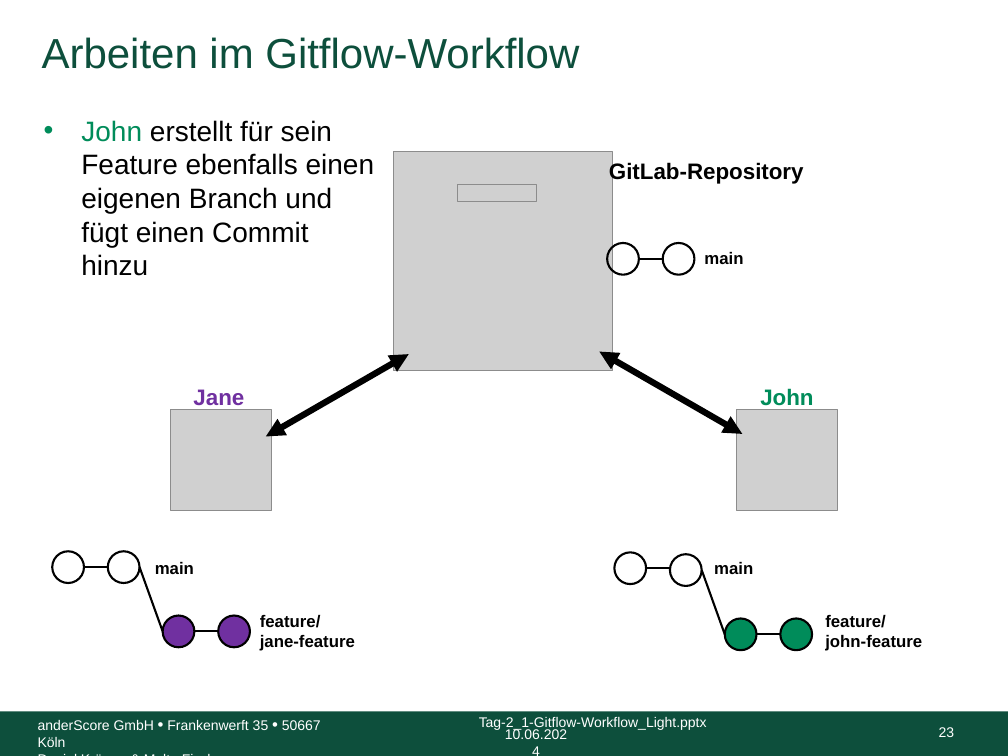
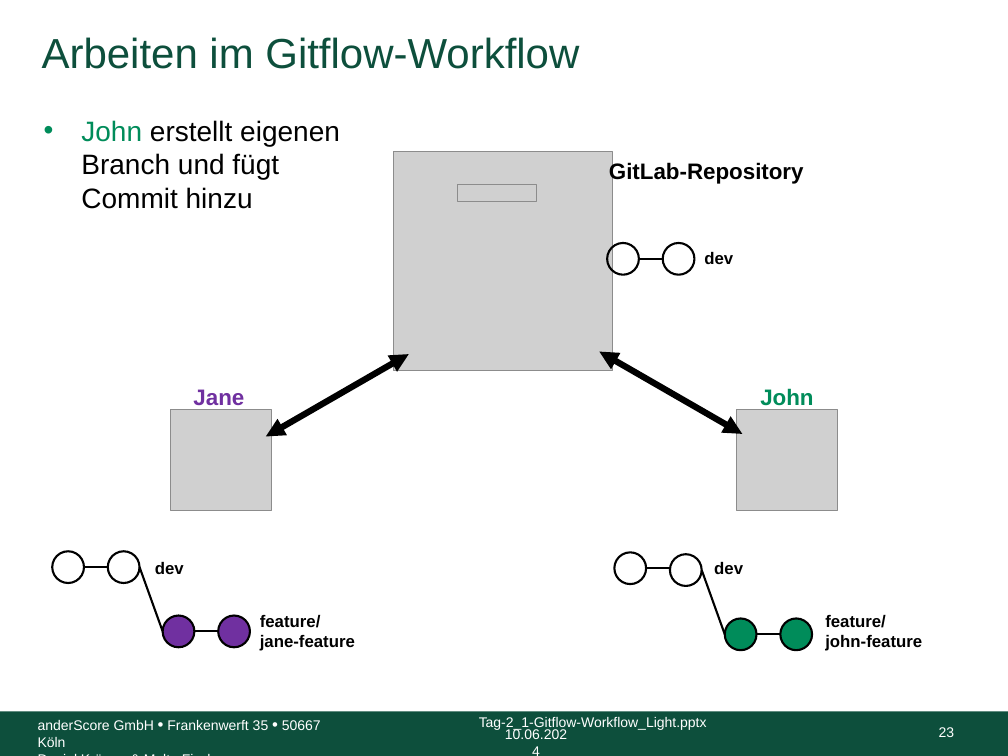
Before and after one commit to anderscore-gmbh/gitlab, a slide deck: slide 23 of slides/Tag-2_1-Gitflow-Workflow_Light.pptx. Drawn at 1008x756 pixels with LibreOffice and Linux fonts; fonts in the diff are those of the drawing; grey boxes stand for pictures; background and template pictures are left out. Boxes give left, top, right and bottom in pixels: in the first picture for what was removed or moved away, otherwise in the second. Text is boxed around its words. In the diff, an @@ line names an element or a change of style, - is before the commit and + after.

```diff
--- a/slides/Tag-2_1-Gitflow-Workflow_Light.pptx
+++ b/slides/Tag-2_1-Gitflow-Workflow_Light.pptx
@@ text at [81, 120, 340, 209]: text changed @@
-• John erstellt für sein Feature ebenfalls einen eigenen Branch und fügt einen Commit hinzu
+• John erstellt eigenen Branch und fügt Commit hinzu
@@ text at [704, 252, 733, 264]: text changed @@
-main
+dev
@@ text at [155, 562, 184, 574]: text changed @@
-main
+dev
@@ text at [714, 562, 743, 574]: text changed @@
-main
+dev
```
Also in this commit, not shown: 17 other slides changed, 3 other files.
